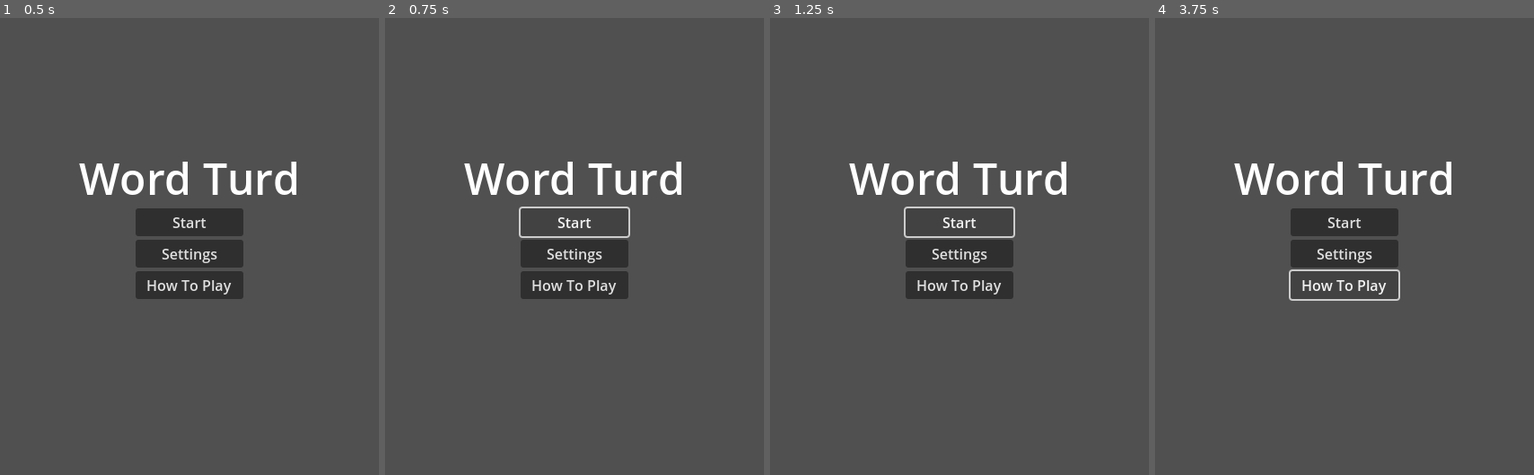
Above: before the commit, frames 1-4 (left to right).
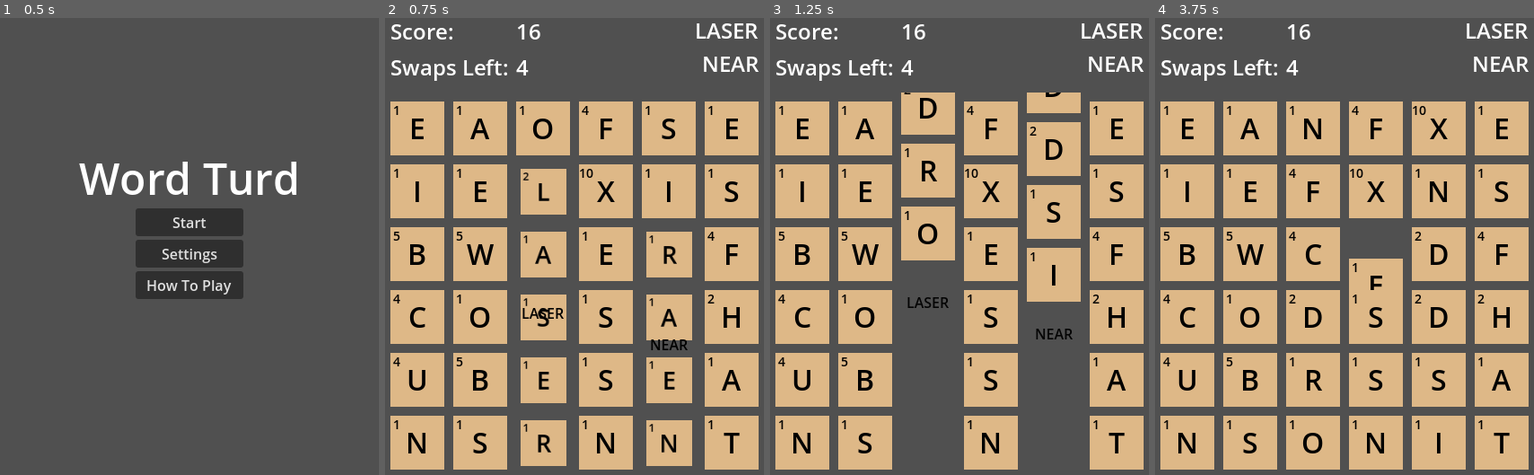
Above: after the commit, the same moments.

Repository: shymmetry/word_game
Game: Godot game, scene res://scenes/menu/menu.tscn
The game is run twice, just before and just after one commit, with the same random seed, the same clock (stepped at 60 frames per second) and the same inputs. Before the commit the project has no main scene; this scene is started directly in both runs.
Inputs (mouse positions are in pixels of both pictures, inside the frame that each line leads up to):
- Up to frame 1 (0.5 s): no input
- Up to frame 2 (0.75 s): click "Start" at 0.5 s
- Up to frame 3 (1.25 s): no input
- Up to frame 4 (3.75 s): click (1344, 223) at 1.25 s, where only the run before the commit has a clickable "Start"; click (1344, 223) at 2 s, where only the run before the commit has a clickable "Start"; click (1344, 255) at 2.75 s, where only the run before the commit has a clickable "Settings"; click (1344, 283) at 3.5 s, where only the run before the commit has a clickable "How To Play"

Frame 1 is identical in both runs. In frame 2, 59% of the frame differs, in the area x 1-99%, y 1-99%; in frame 3, 54%; in frame 4, 63%.

Commit message:
add levels and extract rand char creation

Diff:
--- a/const/globals.gd
+++ b/const/globals.gd
@@ -1,16 +1,21 @@
 extends Node
 
-const rows = 6
-const cols = 6
 const tile_size = 60
 const padding = 10
 const min_word_length = 4
 
-var idle = false
-
+# Game variables
 var tiles = []
 var score = 0
 var swaps = 1
+var idle = false
+
+# Session variables
+var current_level = 0
+var level_data = null
+func set_current_level(level: int):
+	current_level = level
+	level_data = load("res://const/levels/level%s.gd" % level)
 
 # Player variables
 var high_score = 0
--- a/const/letters.gd
+++ b/const/letters.gd
@@ -1,5 +1,25 @@
 extends Node
 class_name Letters
+
+var letter_picker_freq_total = 0
+
+func _init():
+	# Populate letter probability selector
+	for letter in Letters.letter_freq:
+		var freq = Letters.letter_freq[letter]
+		letter_picker_freq_total += freq
+
+func rand_char():
+	var rand_num = randi() % letter_picker_freq_total
+	var sum = 0
+	var selected_letter = "?"
+	for letter in letter_freq:
+		sum += letter_freq[letter]
+		if sum >= rand_num:
+			selected_letter = letter
+			break
+
+	return selected_letter
 
 const letter_scores = {
 	"E": 1,
--- /dev/null
+++ b/const/levels/level1.gd
@@ -0,0 +1,57 @@
+extends Node
+class_name Level1
+
+enum WIN_TYPES {
+	SCORE,
+	WORD_SCORE,
+	WORD_TOPIC,
+	WORD_SIZE,
+}
+
+const rows = 6
+const cols = 6
+
+const win_type = WIN_TYPES.SCORE
+const win_threshold = 100
+const starting_swaps = 1
+
+const swap_bonus = {
+	4: 1,
+	5: 2,
+	6: 5,
+}
+
+const word_length_score_multiplier = {
+	4: 1,
+	5: 2,
+	6: 5,
+}
+
+const letter_scores = {
+	"E": 1,
+	"T": 1,
+	"A": 1,
+	"O": 1,
+	"I": 1,
+	"N": 1,
+	"S": 1,
+	"R": 1,
+	"H": 2,
+	"D": 2,
+	"L": 2,
+	"U": 4,
+	"C": 4,
+	"M": 4,
+	"F": 4,
+	"Y": 5,
+	"W": 5,
+	"G": 5,
+	"P": 5,
+	"B": 5,
+	"V": 6,
+	"K": 8,
+	"X": 10,
+	"Q": 10,
+	"J": 10,
+	"Z": 10,
+}
--- a/project.godot
+++ b/project.godot
@@ -11,6 +11,7 @@
 [application]
 
 config/name="Word Merge"
+run/main_scene="res://scenes/menu/menu.tscn"
 config/features=PackedStringArray("4.2", "Mobile")
 config/icon="res://icon.svg"
 
--- a/scenes/game/TileGrid.gd
+++ b/scenes/game/TileGrid.gd
@@ -5,17 +5,11 @@
 const EnglishDict = preload("res://scripts/dict.gd")
 const Letters = preload("res://const/letters.gd")
 
-var letter_picker_freq_total = 0
+var letters = Letters.new()
 var words = EnglishDict.new().words
 var exploding_points = {}
 var exploding_tiles_done = 0
 var dropping_tiles_done = 0
-
-func _init():
-	# Populate letter probability selector
-	for letter in Letters.letter_freq:
-		var freq = Letters.letter_freq[letter]
-		letter_picker_freq_total += freq
 
 # Called when the node enters the scene tree for the first time.
 func _ready():
@@ -28,10 +22,10 @@
 
 func init_tiles():
 	Globals.tiles = []
-	for col in range(0, Globals.cols):
+	for col in range(0, Globals.level_data.cols):
 		var tile_col = []
 
-		for row in range(0, Globals.rows):
+		for row in range(0, Globals.level_data.rows):
 			var tile = create_tile(col, row)
 			tile_col.append(tile)
 
@@ -101,12 +95,12 @@
 func populate_tiles(removed_points: Dictionary):
 	# Adds new tiles for each given removed point. The created tiles are placed
 	# in new negative y rows.
-	var col_totals = []; col_totals.resize(Globals.cols); col_totals.fill(0)
+	var col_totals = []; col_totals.resize(Globals.level_data.cols); col_totals.fill(0)
 	for removed_point in removed_points:
 		col_totals[removed_point.x] += 1
 
 	var new_tiles = []
-	for col in Globals.cols:
+	for col in Globals.level_data.cols:
 		var new_tiles_col = []
 		for row in range(0, col_totals[col]):
 			var tile = create_tile(col, row, true)
@@ -119,8 +113,8 @@
 func drop_tiles(removed_points: Dictionary, new_tiles: Array):
 	# 2D array of the number of spaces each tile needs to drop
 	var drops = []
-	for i in range(0, Globals.cols):
-		var col = []; col.resize(Globals.rows); col.fill(0)
+	for i in range(0, Globals.level_data.cols):
+		var col = []; col.resize(Globals.level_data.rows); col.fill(0)
 		drops.append(col)
 
 	# Calculate the number of spaces each tile must fall.
@@ -131,8 +125,8 @@
 
 	# Drop the tiles
 	dropping_tiles_done = 0
-	for col in range(0, Globals.cols):
-		for row in range(Globals.rows-1, -1, -1):
+	for col in range(0, Globals.level_data.cols):
+		for row in range(Globals.level_data.rows-1, -1, -1):
 			var drop = drops[col][row]
 			var tile = Globals.tiles[col][row]
 
@@ -163,8 +157,8 @@
 func get_all_words():
 	# Gets all the words on the board starting from any letter
 	var found = []
-	for col in range(0, Globals.cols):
-		for row in range(0, Globals.rows):
+	for col in range(0, Globals.level_data.cols):
+		for row in range(0, Globals.level_data.rows):
 			for dif in [[1,0],[-1,0],[0,1],[0,-1]]:
 				var word = get_word(row, col, dif[0], dif[1])
 				if word: found.append(word)
@@ -180,11 +174,11 @@
 	match xdif:
 		-1: xrange = range(x, -1, -1)
 		0: xrange = [x]
-		1: xrange = range(x, Globals.cols)
+		1: xrange = range(x, Globals.level_data.cols)
 	match ydif:
 		-1: yrange = range(y, -1, -1)
 		0: yrange = [y]
-		1: yrange = range(y, Globals.rows)
+		1: yrange = range(y, Globals.level_data.rows)
 	for col in xrange:
 		for row in yrange:
 			str += get_letter(col, row)
@@ -210,18 +204,6 @@
 func is_word(word: String):
 	return words.has(word.to_lower())
 
-func rand_char():
-	var rand_num = randi() % letter_picker_freq_total
-	var sum = 0
-	var selected_letter = "?"
-	for letter in Letters.letter_freq:
-		sum += Letters.letter_freq[letter]
-		if sum >= rand_num:
-			selected_letter = letter
-			break
-
-	return selected_letter
-
 func create_tile(col: int, row: int, new: bool = false):
 	var tile = tile_scene.instantiate()
 
@@ -231,7 +213,7 @@
 	else: y = Globals.padding*(row + 1) + row*Globals.tile_size
 
 	tile.position = Vector2(x, y)
-	var char = rand_char()
+	var char = letters.rand_char()
 	tile.get_node("Letter").text = char
 	tile.get_node("Score").text = str(Letters.letter_scores.get(char))
 	tile.col = col
@@ -242,9 +224,9 @@
 
 func print_tiles():
 	var tile_letters = []
-	for col in range(0, Globals.cols):
+	for col in range(0, Globals.level_data.cols):
 		var tile_letters_col = []
-		for row in range(0, Globals.rows):
+		for row in range(0, Globals.level_data.rows):
 			tile_letters_col.append(get_letter(col, row))
 		tile_letters.append(tile_letters_col)
 	print(tile_letters)
--- a/scenes/game/TileGridContainer.gd
+++ b/scenes/game/TileGridContainer.gd
@@ -52,7 +52,7 @@
 		var ydif = get_local_mouse_position().y - lifted_point.y
 		if abs(xdif) > abs(ydif):
 			if xdif > 0: #right
-				if lifted.col == Globals.cols - 1: return
+				if lifted.col == Globals.level_data.cols - 1: return
 				if swap_direction != "right":
 					swap_direction = "right"
 					if swap_tile:
@@ -73,7 +73,7 @@
 			swap_tile.position.x = swap_position.x - move
 		else:
 			if ydif > 0: #down
-				if lifted.row == Globals.rows - 1: return
+				if lifted.row == Globals.level_data.rows - 1: return
 				if swap_direction != "down":
 					swap_direction = "down"
 					if swap_tile:
@@ -96,5 +96,5 @@
 func get_tile_at_point(position):
 	var col = floor((position.x-Globals.padding/2) / (Globals.tile_size+Globals.padding))
 	var row = floor((position.y-Globals.padding/2) / (Globals.tile_size+Globals.padding))
-	assert(col < Globals.cols and row < Globals.rows)
+	assert(col < Globals.level_data.cols and row < Globals.level_data.rows)
 	return Globals.tiles[col][row]
--- a/scenes/menu/StartButton.gd
+++ b/scenes/menu/StartButton.gd
@@ -5,4 +5,5 @@
 	pressed.connect(self._button_pressed)
 
 func _button_pressed():
-	get_tree().change_scene_to_file("res://main.tscn")
+	Globals.set_current_level(1)
+	get_tree().change_scene_to_file("res://scenes/game/game.tscn")
Not shown, changed: exports/web/game.zip
Not shown, changed: exports/web/index.html
Not shown, changed: exports/web/index.pck
